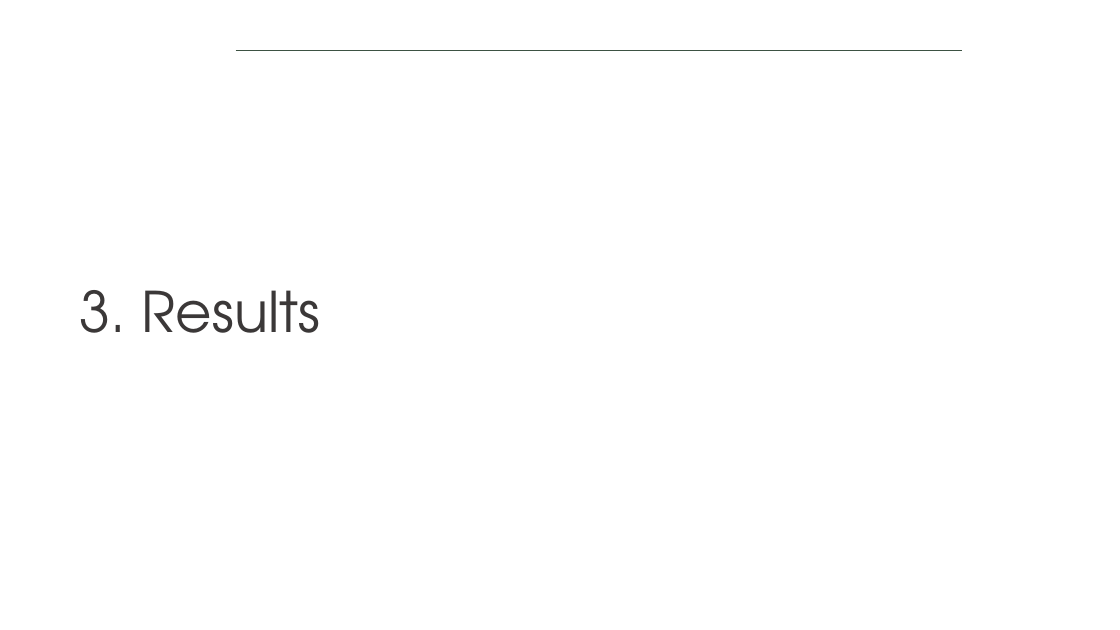
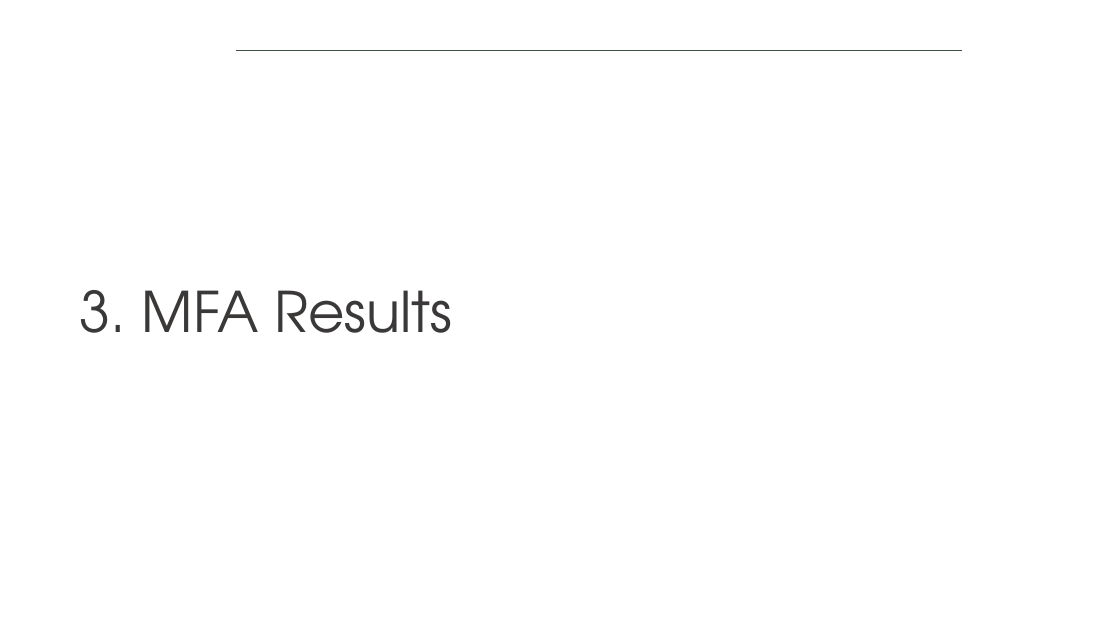
Before and after one commit to isabelapi/PAW_MFA_LCA_2025, a slide deck: slide 9 of presentation/dds_autumn_school_2025_paw_presentation_14-11-2025.pptx. Drawn at 1120x630 pixels with LibreOffice and Linux fonts; fonts in the diff are those of the drawing; background and template pictures are left out. Boxes give left, top, right and bottom in pixels: in the first picture for what was removed or moved away, otherwise in the second. Text is boxed around its words. In the diff, an @@ line names an element or a change of style, - is before the commit and + after.

Commit message:
MFA Results presentation

```diff
--- a/presentation/dds_autumn_school_2025_paw_presentation_14-11-2025.pptx
+++ b/presentation/dds_autumn_school_2025_paw_presentation_14-11-2025.pptx
@@ text at (80,290,452,333): text changed @@
-3. Results
+3. MFA Results
```
Also in this commit, not shown: 4 other slides changed, 3 slides removed.
